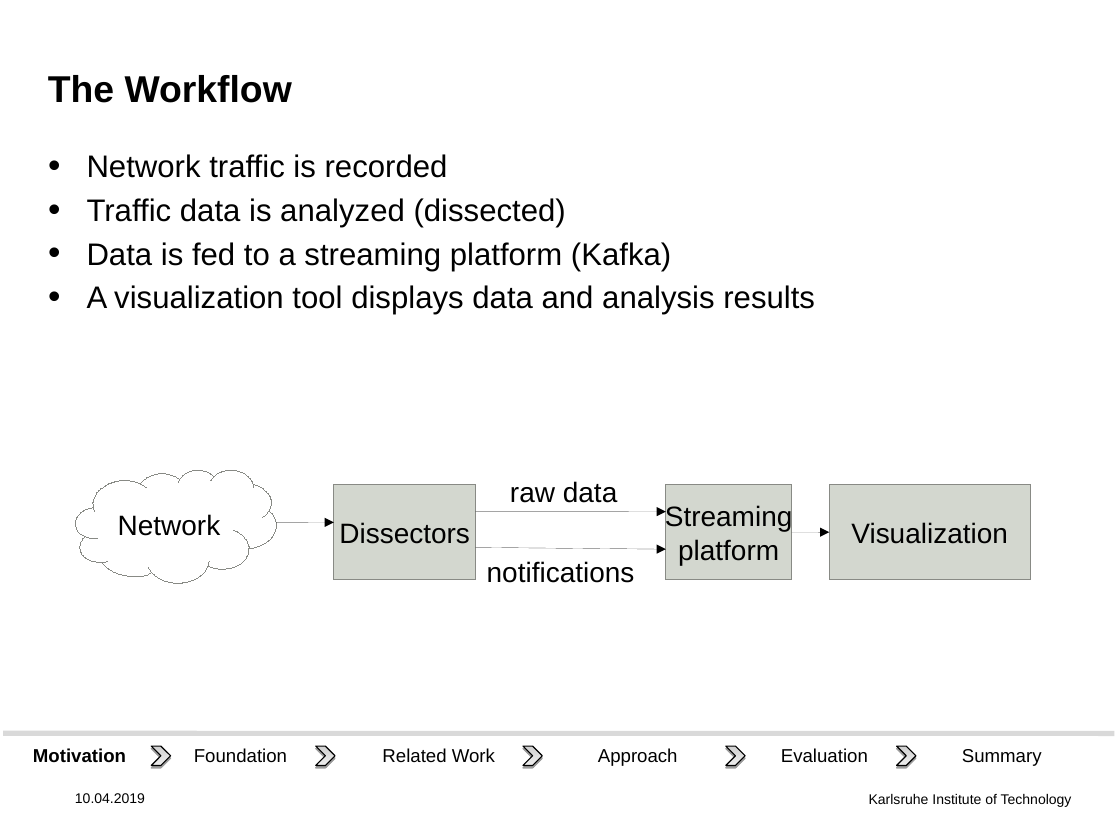
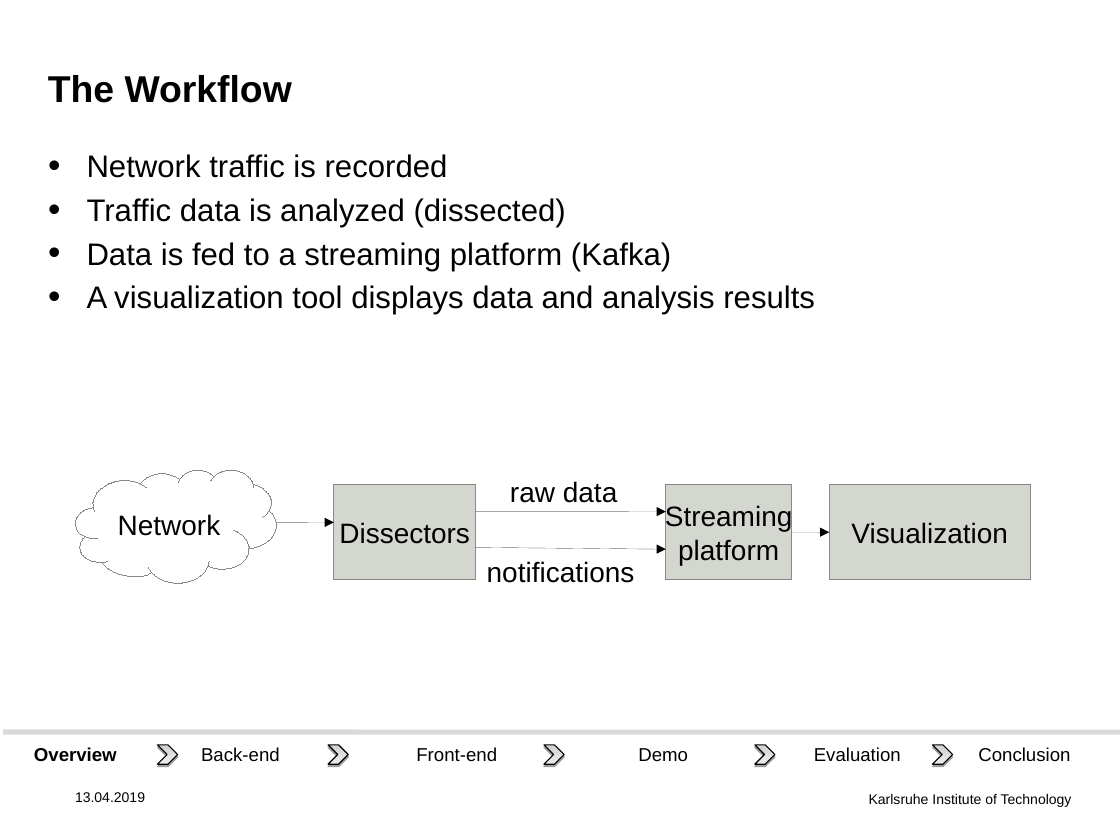
Before and after one commit to DHSTTOS/documents, a slide deck: slide 4 of final_presentation/final-pres3.odp. Drawn at 1120x840 pixels with LibreOffice and Linux fonts; fonts in the diff are those of the drawing; background and template pictures are left out. Boxes give left, top, right and bottom in pixels: in the first picture for what was removed or moved away, otherwise in the second. Text is boxed around its words. In the diff, an @@ line names an element or a change of style, - is before the commit and + after.

Commit message:
Fix footer: Overview > Back-end > Front-end > Demo > Evaluation > Conclusion.

```diff
--- a/final_presentation/final-pres3.odp
+++ b/final_presentation/final-pres3.odp
@@ line moved from (3, 734) - (1114, 734) to (3, 732) - (1120, 732) @@
@@ text at (34, 747, 117, 761): text changed @@
-Motivation
+Overview
@@ chevron: place and size @@
-chevron at (151, 746, 170, 765)
+chevron at (158, 745, 178, 764)
@@ chevron: place and size @@
-chevron at (316, 746, 335, 765)
+chevron at (328, 745, 348, 764)
@@ chevron: place and size @@
-chevron at (523, 746, 542, 765)
+chevron at (544, 745, 564, 764)
@@ group removed at (194, 739, 1042, 773): 2 texts, 2 rectangles @@
-Foundation
-Related Work
-Summary
-Approach
@@ group added at (201, 738, 1070, 772): 2 texts, 2 rectangles @@
+Back-end
+Front-end
+Conclusion
+Demo
@@ chevron: place and size @@
-chevron at (726, 746, 745, 765)
+chevron at (755, 745, 775, 764)
@@ rectangle "Evaluation": place and size @@
-rectangle "Evaluation" at (769, 739, 879, 773)
+rectangle "Evaluation" at (803, 738, 913, 772)
@@ chevron: place and size @@
-chevron at (897, 746, 916, 765)
+chevron at (933, 745, 953, 764)
@@ text at (75, 792, 145, 802): text changed @@
-10.04.2019
+13.04.2019
```
Also in this commit, not shown: 18 other slides changed, 1 slide added, 1 slide removed.
